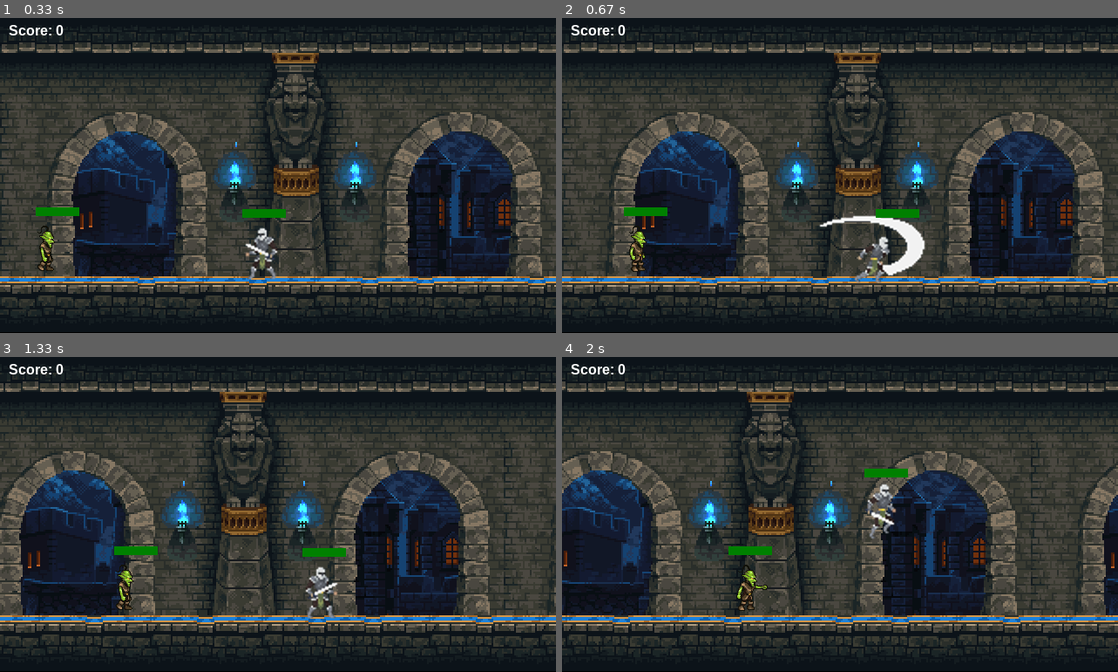
Above: before the commit, frames 1-4 (two rows, left to right).
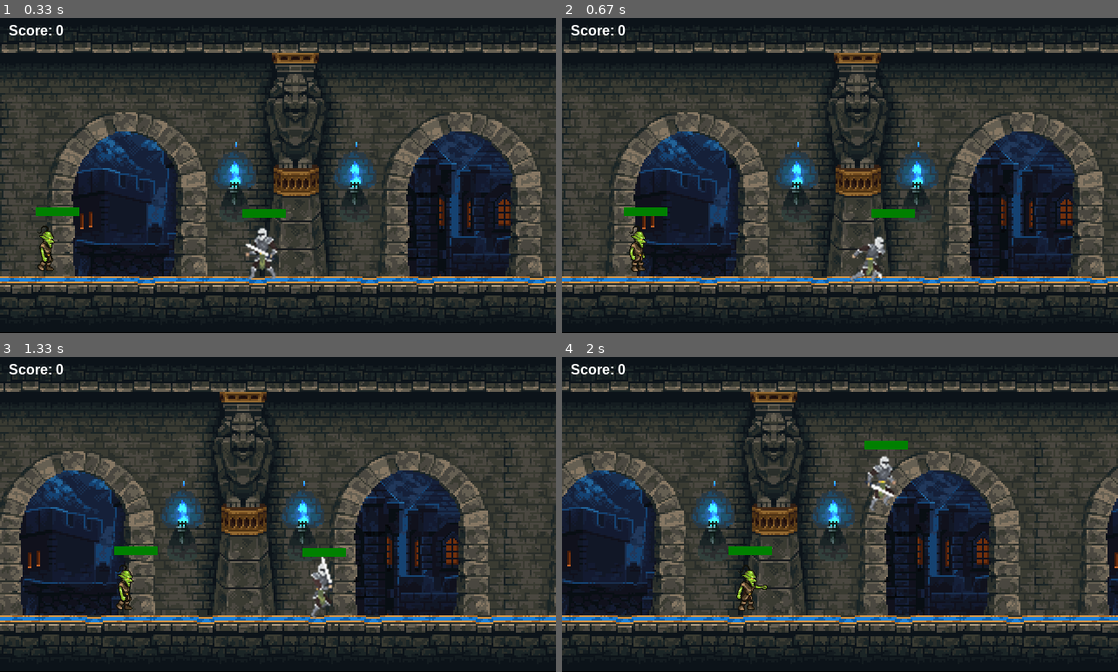
Above: after the commit, the same moments.

Repository: JonathanWang18/2DPythonGame
Game: pygame game, started from pygametest2/pygametest.py
Two runs of this game, one before a commit and one after it. Both use one fixed random seed, a clock stepped at 60 frames per second and the inputs below.
Inputs:
- Up to frame 1 (0.33 s): no input
- Up to frame 2 (0.67 s): hold Space from 0.33 s (still down); hold Right from 0.33 s (still down)
- Up to frame 3 (1.33 s): release Space at 0.8 s; release Right at 0.8 s; hold Right 0.83-1.3 s
- Up to frame 4 (2 s): hold Up 1.33-1.63 s; hold Right from 1.67 s (still down)

Frame 1 is identical in both runs. In frame 2, 1.5% of the frame differs, in the area x 46-66%, y 60-84%; in frame 3, 0.5%; in frame 4, 18%, in the area x 0-100%, y 4-95%.

Commit message:
FINAL + comments

Diff:
--- a/pygametest2/pygametest.py
+++ b/pygametest2/pygametest.py
@@ -1,25 +1,25 @@
 import pygame
-import time
-import threading
-
-pygame.init()
-
-win = pygame.display.set_mode((638, 361))
-
-pygame.display.set_caption("PIXEL KNIGHT")
-
+
+pygame.init() #initializes pygame library
+
+win = pygame.display.set_mode((638, 361)) #sets boundaries for game window
+
+pygame.display.set_caption("PIXEL KNIGHT") #name of game
+#arrays holding images for attack animation
 attack1 = [pygame.image.load('NewImages/attack1_1.png'), pygame.image.load('NewImages/attack1_2.png'),
              pygame.image.load('NewImages/attack1_3.png'), pygame.image.load('NewImages/attack1_4.png'),
              pygame.image.load('NewImages/attack1_5.png'), pygame.image.load('NewImages/attack1_6.png')]
 attack2 = [pygame.image.load('NewImages/lattack1_1.png'), pygame.image.load('NewImages/lattack1_2.png'),
              pygame.image.load('NewImages/lattack1_3.png'), pygame.image.load('NewImages/lattack1_4.png'),
              pygame.image.load('NewImages/lattack1_5.png'), pygame.image.load('NewImages/lattack1_6.png')]
+#arrays holding images for jump animation
 jump1 = [pygame.image.load('NewImages/jump_1.png'), pygame.image.load('NewImages/jump_2.png'),
              pygame.image.load('NewImages/jump_3.png'), pygame.image.load('NewImages/jump_4.png'),
              pygame.image.load('NewImages/jump_5.png')]
 jump2 = [pygame.image.load('NewImages/ljump_1.png'), pygame.image.load('NewImages/ljump_2.png'),
              pygame.image.load('NewImages/ljump_3.png'), pygame.image.load('NewImages/ljump_4.png'),
              pygame.image.load('NewImages/ljump_5.png')]
+#arrays holding images for walk animation
 walkRight = [pygame.image.load('NewImages/ready_1.png'), pygame.image.load('NewImages/run_1.png'),
              pygame.image.load('NewImages/run_2.png'), pygame.image.load('NewImages/run_3.png'),
              pygame.image.load('NewImages/run_4.png'), pygame.image.load('NewImages/run_5.png'),
@@ -29,18 +29,18 @@
              pygame.image.load('NewImages/lrun_4.png'), pygame.image.load('NewImages/lrun_5.png'),
             pygame.image.load('NewImages/lrun_6.png'),]
 
-bg = pygame.image.load('NewImages/bg.gif').convert()
+bg = pygame.image.load('NewImages/bg.gif').convert() #background image
 bgx = 0
 bgx2 = bg.get_width()
 
-char = pygame.image.load('NewImages/ready_1.png')
-
-clock = pygame.time.Clock()
-
-score = 0
-
+char = pygame.image.load('NewImages/ready_1.png') #player
+
+clock = pygame.time.Clock() #initializes clock
+
+score = 0 #score
+#class holds the functionality of the player's movement and attacks || Cred: Lac-Phong Nguyen
 class player(object):
-    def __init__(self, x, y, width, height):
+    def __init__(self, x, y, width, height): #constructor for player
         self.x = x
         self.y = y
         self.width = width
@@ -59,66 +59,69 @@
         self.visible = True
         self.attacking = False
 
-    def hit(self):
-        if self.health > 0:
+    def hit(self): #function for when player is hit by the goblin
+        if self.health > 0: #when health is above 0 the player will lose health when he is hit by the goblin
             self.health -= 1
-        else:
+        else: #if the player's health is 0 he disappears
             self.visible = False
 
-    def draw(self, win):
-        if self.health > 0:
-            if self.attackCount + 1 >= 18:
+    def draw(self, win): #function for animations
+        if self.health > 0: #when the player is not dead
+            if self.attackCount + 1 >= 12: #plays through attack animation once then stops
                 self.visible = True
                 self.attackCount = 0
                 self.attacking = False
-            if self.attacking:
-                if self.right:
-                    self.visible = False
-                    win.blit(attack1[self.attackCount // 3], (self.x - 30, self.y - 30))
+            if self.attacking: #plays actual animation of attacking
+                if self.right: #plays right-facing attack
+                    self.visible = False
+                    win.blit(attack1[self.attackCount // 2], (self.x - 30, self.y - 30)) #runs through animation
                     self.attackCount += 1
-                    self.hitbox = (self.x + 70, self.y + 24, 32, 60)
-                else:
-                    self.visible = False
-                    win.blit(attack2[self.attackCount // 3], (self.x - 80, self.y - 35))
+                    self.hitbox = (self.x + 70, self.y + 24, 32, 60) #extends player's initial hitbox when he attacks
+                else: #plays left-facing attack
+                    self.visible = False
+                    win.blit(attack2[self.attackCount // 2], (self.x - 80, self.y - 35))
                     self.attackCount += 1
                     self.hitbox = (self.x - 10, self.y + 24, 32, 60)
-            if self.jumpCount1 + 1 >= 15:
+            if self.jumpCount1 + 1 >= 15: #plays through jump animation once then stops
                 self.visible = True
                 self.jumpCount1 = 0
-            if self.isJump:
-                if self.left:
+            if self.isJump: #plays actual jump animation
+                if self.left: #plays left-facing jump
                     self.visible = False
                     win.blit(jump2[self.jumpCount1 // 3], (self.x, self.y))
                     self.jumpCount1 += 1
-                    self.hitbox = (self.x + 38, self.y + 24, 32, 60)
-                else:
+                    self.hitbox = (self.x + 38, self.y + 24, 32, 60) #makes hitbox follow player when jumping
+                else: #plays right-facing jump
                     self.visible = False
                     win.blit(jump1[self.jumpCount1 // 3], (self.x, self.y))
                     self.jumpCount1 += 1
                     self.hitbox = (self.x + 38, self.y + 24, 32, 60)
+            #when player is visible (had to do this because the jumping and attacking animations would play while the
+            #normal walking animation was playing)
             if self.visible:
-                if self.walkCount + 1 >= 21:
+                if self.walkCount + 1 >= 21: #runs through all the walking animations and loops
                     self.walkCount = 0
                 if not self.standing:
-                    if self.left:
+                    if self.left: #plays left-facing walk
                         win.blit(walkLeft[self.walkCount // 3], (self.x, self.y))
                         self.walkCount += 1
-                    elif self.right:
+                    elif self.right: #plays right-facing walk
                         win.blit(walkRight[self.walkCount // 3], (self.x, self.y))
                         self.walkCount += 1
-                else:
+                else: #checks last key pressed and makes player face that direction
                     if self.right:
                         win.blit(walkRight[0], (self.x, self.y))
                     else:
                         win.blit(walkLeft[0], (self.x, self.y))
-                if not self.attacking:
+                if not self.attacking: #default hitbox
                     self.hitbox = (self.x + 38, self.y + 24, 32, 60)
-
+            #health bars
             pygame.draw.rect(win, (255, 0, 0), (self.hitbox[0] - 10, self.hitbox[1] - 20, 50, 10))
             pygame.draw.rect(win, (0, 128, 0), (self.hitbox[0] - 10, self.hitbox[1] - 20, 50 - ((50 / 10) * (10 - self.health)), 10))
 
-
+#class for functionality of enemy movement and hitbox || Cred: Lac-Phong Nguyen
 class enemy(object):
+    #arrays for images for walking animation
     walkRight = [pygame.image.load('Images/R1E.png'), pygame.image.load('Images/R2E.png'),
                  pygame.image.load('Images/R3E.png'), pygame.image.load('Images/R4E.png'),
                  pygame.image.load('Images/R5E.png'), pygame.image.load('Images/R6E.png'),
@@ -132,7 +135,7 @@
                 pygame.image.load('Images/L9E.png'), pygame.image.load('Images/L10E.png'),
                 pygame.image.load('Images/L11E.png')]
 
-    def __init__(self, x, y, width, height, end):
+    def __init__(self, x, y, width, height, end): #constructor
         self.x = x
         self.y = y
         self.width = width
@@ -146,10 +149,10 @@
         self.visible = True
 
 
-    def draw(self, win):
+    def draw(self, win): #draws out goblin and his functionalities
         self.move()
-        if self.visible:
-            if self.walkCount + 1 >= 33:
+        if self.visible: #while he's alive
+            if self.walkCount + 1 >= 33: #plays through walk animation
                 self.walkCount = 0
             if self.vel > 0:
                 win.blit(self.walkRight[self.walkCount // 3], (self.x, self.y))
@@ -157,12 +160,12 @@
             else:
                 win.blit(self.walkLeft[self.walkCount // 3], (self.x, self.y))
                 self.walkCount += 1
+            #healthbars
             pygame.draw.rect(win, (255, 0, 0), (self.hitbox[0], self.hitbox[1] - 20, 50, 10))
             pygame.draw.rect(win, (0, 128, 0), (self.hitbox[0], self.hitbox[1] - 20, 50 - ((50/10) * (10 - self.health)), 10))
-            self.hitbox = (self.x + 17, self.y + 2, 31, 57)
-            #pygame.draw.rect(win, (255, 0, 0), self.hitbox, 2)
-
-    def move(self):
+            self.hitbox = (self.x + 17, self.y + 2, 31, 57) #hitbox
+
+    def move(self): #moves the goblin back and forth
         if self.vel > 0:
             if self.x + self.vel < self.path[1]:
                 self.x += self.vel
@@ -176,14 +179,13 @@
                 self.vel = self.vel * -1
                 self.walkCount = 0
 
-    def hit(self):
-        if self.health > 0:
+    def hit(self): #hit function for when player hits goblin with attack
+        if self.health > 0: #takes damage
             self.health -= 1
-        else:
+        else: #when health drops to 0 or below dies
             self.visible = False
-        pass
-
-def redrawGameWindow():
+
+def redrawGameWindow(): #generates all sprites and backgrounds needed for game
     win.blit(bg, (bgx, 0))
     win.blit(bg, (bgx2, 0))
     text = font.render('Score: ' + str(score), 1, (255, 255, 255))
@@ -193,51 +195,49 @@
     pygame.display.update()
 
 # mainloop
-font = pygame.font.SysFont('arialblack', 15, True)
-man = player(250, 215, 64, 64)
+font = pygame.font.SysFont('arialblack', 15, True) #sets font for score
+man = player(250, 215, 64, 64) #creates instances of objects player and enemy
 goblin = enemy(0, 235, 64, 64, 450)
-shootLoop = 0
-bullets = []
 currentnbgxpos = 0 - bg.get_width()
 currentbgxpos = 0
 currentbgx2pos = bg.get_width()
-run = True
-while run:
-    clock.tick(30)
-    if man.y == 215:
+run = True #runs game
+while run: #Cred: Lac-Phong Nguyen, Jonathan Wang
+    keys = pygame.key.get_pressed() #allows you to delegate executions based on player inputs
+    clock.tick(30) #frames per second
+    if man.y == 215: #when player is on the ground he is alive
         man.visible = True
-    if goblin.health > 0:
-        if not man.attacking:
+    if goblin.health > 0: #while goblin is alive
+        if not man.attacking: #if the player is not attacking allow goblin to damage him
             if man.hitbox[1] < goblin.hitbox[1] + goblin.hitbox[3] and man.hitbox[1] > goblin.hitbox[1]:
                 if man.hitbox[0] + man.hitbox[2] > goblin.hitbox[0] and man.hitbox[0] < goblin.hitbox[0] + goblin.hitbox[2]:
-                    if man.health > 0:
+                    if man.health > 0: #allows player to take damage and get hit and makes player lose points
                         man.hit()
                         score -= 5
-                if man.health == 0:
+                if man.health == 0: #kills player and displays game over screen
                     score += 0
                     goblin.visible = False
                     bg = pygame.image.load('gameover.jpg')
-    if man.attacking:
+    if man.attacking: #while the player is attacking
         if man.hitbox[1] < goblin.hitbox[1] + goblin.hitbox[3] and man.hitbox[1] > goblin.hitbox[1]:
             if man.hitbox[0] + man.hitbox[2] > goblin.hitbox[0] and man.hitbox[0] < goblin.hitbox[0] + goblin.hitbox[2]:
-                if goblin.health > 0:
+                if goblin.health > 0: #goblin loses health if he is hit and player gets points
                     goblin.hit()
-                    score += 1
+                    score += 5
                 else:
-                    goblin.visible = False
-    for event in pygame.event.get():
+                    goblin.visible = False #goblin dies when he hits 0 health
+    for event in pygame.event.get(): #ends game when player clicks red X button
         if event.type == pygame.QUIT:
             run = False
-    keys = pygame.key.get_pressed()
-    if keys[pygame.K_SPACE]:
+    if keys[pygame.K_SPACE]: #player attacks when spacebar is hit
         man.attacking = True
-    if man.health > 0:
-        if keys[pygame.K_LEFT]:
+    if man.health > 0: #when the player is alive he can move around (left, right, jump)
+        if keys[pygame.K_LEFT]: #moves player left when player presses left arrow key
             man.vel = -5
             man.left = True
             man.right = False
             man.standing = False
-        elif keys[pygame.K_RIGHT]:
+        elif keys[pygame.K_RIGHT]: #moves player left when player presses right arrow key
             man.vel = 5
             man.right = True
             man.left = False
@@ -247,7 +247,7 @@
             man.walkCount = 0
             man.vel = 0
 
-        if not (man.isJump):
+        if not (man.isJump): #player jumps
             if keys[pygame.K_UP]:
                 man.isJump = True
                 man.walkCount = 0
@@ -268,6 +268,8 @@
             man.x = 5
         if man.x > 318:
             man.x = 319
+        #makes it so that when the player hits the x-coordinate of 318 the background moves with him
+        #Cred: Jonathan Wang
         if man.x > 318 and (keys[pygame.K_RIGHT]):
             man.x = 319
             bgx -= 4
@@ -275,7 +277,7 @@
             currentbgxpos = bgx
             currentbgx2pos = bgx2
 
-
+    #Cred: Jonathan Wang
     bgx = currentbgxpos
     bgx2 = currentbgx2pos
 
Binary file added: pygametest2/startscreen.jpg
